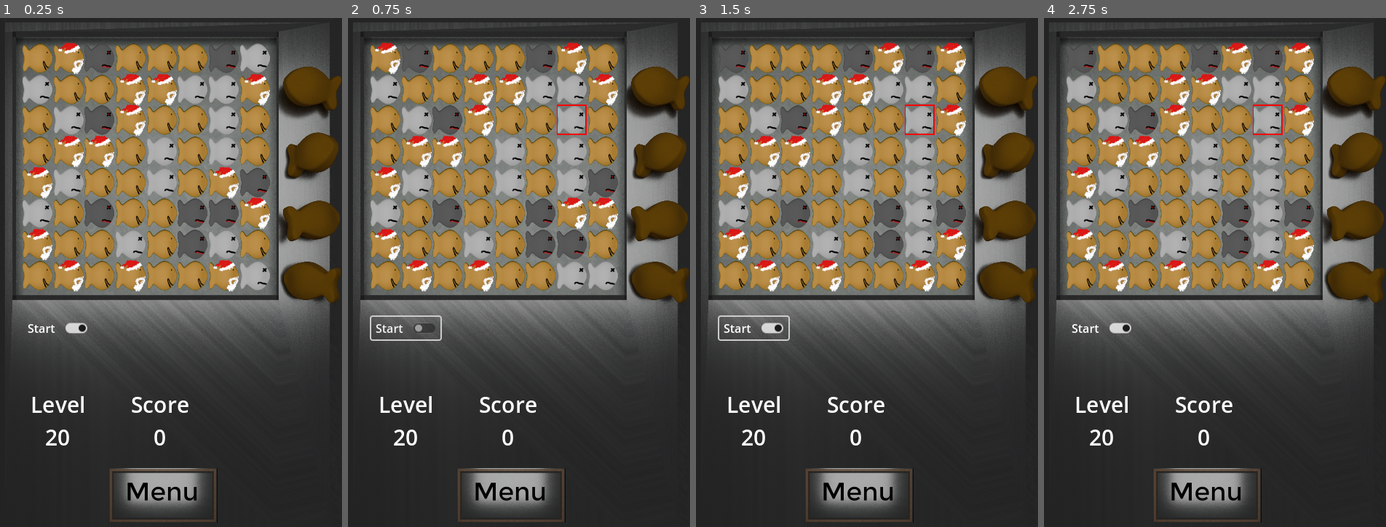
Above: before the commit, frames 1-4 (left to right).
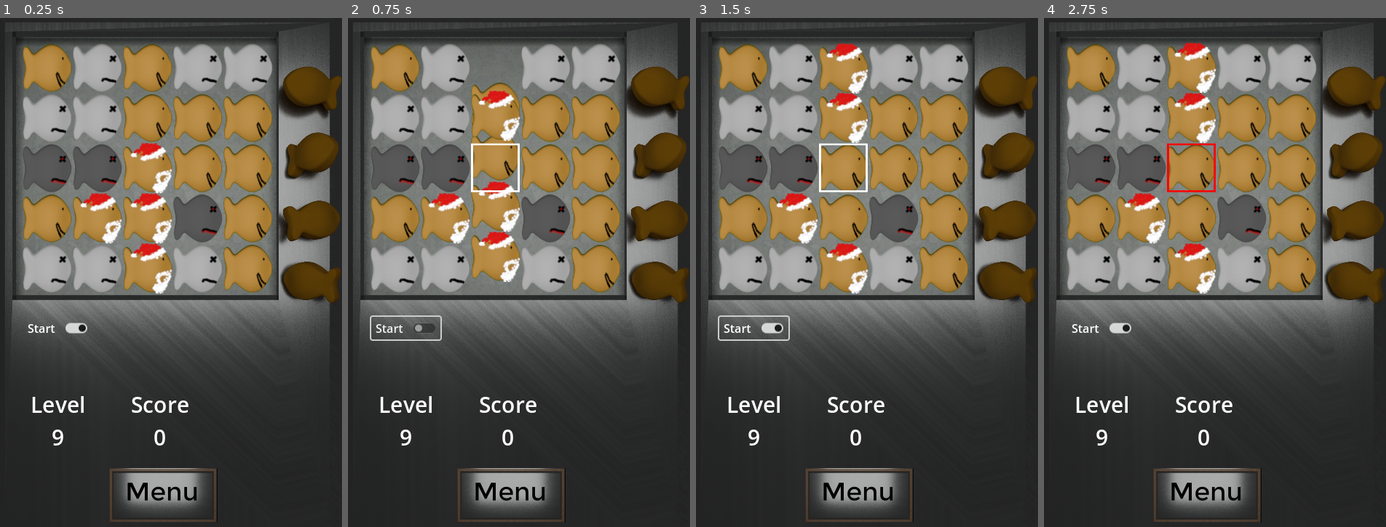
Above: after the commit, the same moments.

Repository: SecsAndCyber/GoldphishMatcher
Game: Godot game, scene res://source/replay_state.tscn
The game is run twice, just before and just after one commit, with the same random seed, the same clock (stepped at 60 frames per second) and the same inputs. This scene is started directly instead of the project's main scene.
Inputs (mouse positions are in pixels of both pictures, inside the frame that each line leads up to):
- Up to frame 1 (0.25 s): no input
- Up to frame 2 (0.75 s): click (406, 328) at 0.5 s, where only the run after the commit has a clickable "Start"
- Up to frame 3 (1.5 s): click (754, 328) at 1.25 s, where only the run after the commit has a clickable "Start"
- Up to frame 4 (2.75 s): click (1297, 89) at 2.02 s

The runs differ from the first frame. In frame 1, 27% of the frame differs, in the area x 6-80%, y 4-84%; in frame 2, 28%; in frame 3, 28%; in frame 4, 28%.

Commit message:
Fixup replay

Diff:
--- a/project.godot
+++ b/project.godot
@@ -31,6 +31,10 @@
 window/stretch/mode="viewport"
 window/handheld/orientation=1
 
+[editor]
+
+movie_writer/movie_file="X:\\Godot Movies\\goldphish_match.avi"
+
 [editor_plugins]
 
 enabled=PackedStringArray("res://addons/uuid/plugin.cfg")
--- a/source/scripts/board.gd
+++ b/source/scripts/board.gd
@@ -226,24 +226,16 @@
 				r * blocks[r][c].size.x * blocks[r][c].scale.x,
 				c * blocks[r][c].size.y * blocks[r][c].scale.x
 			)
-			if Reg.Replay:
-				if not block.position.x == destination.x:
-					block.position.x = destination.x
-					blocks_moved = true
-				if not block.position.y == destination.y:
-					block.position.y = destination.y
-					blocks_moved = true
+			if abs(block.position.x - destination.x) > 1:
+				block.position.x = lerp(block.position.x, destination.x, speed)
+				blocks_moved = true
 			else:
-				if abs(block.position.x - destination.x) > 1:
-					block.position.x = lerp(block.position.x, destination.x, speed)
-					blocks_moved = true
-				else:
-					block.position.x = destination.x
-				if abs(block.position.y - destination.y) > 1:
-					block.position.y = lerp(block.position.y, destination.y, speed)
-					blocks_moved = true
-				else:
-					block.position.y = destination.y
+				block.position.x = destination.x
+			if abs(block.position.y - destination.y) > 1:
+				block.position.y = lerp(block.position.y, destination.y, speed)
+				blocks_moved = true
+			else:
+				block.position.y = destination.y
 
 	return !blocks_moved
 
--- a/source/scripts/global_reg.gd
+++ b/source/scripts/global_reg.gd
@@ -115,8 +115,8 @@
 		instance._network_disable = val
 static var hideMouse:bool = false;
 
-var _replaying:bool = false
-static var Replay:bool:
+var _replaying:int = 0
+static var Replay:int:
 	get():
 		return instance._replaying
 	set(val):
--- a/source/scripts/replay_state.gd
+++ b/source/scripts/replay_state.gd
@@ -1,13 +1,14 @@
 extends PlayState
 class_name ReplayState
 
-var replay_array = ["A1", "6-1", "7-1", "7-1", "71", "A1", "6-1", "6-1", "5-1", "A1", "71", "7-1", "A1", "71", "71", "A1", "71", "71", "71", "A1", "A1", "A1", "51", "51", "A1", "5-1", "A1", "A1", "5-1", "A1", "A1", "5-1", "5-1", "5-1", "A1", "A1", "5-1", "21", "21", "A-1", "A-1", "A1", "A-1", "5-1", "A1", "51", "41", "A1", "41", "41", "A-1", "A1", "A1", "41", "A-1", "A-1", "7-1", "4-1", "A1", "4-1", "31", "A1", "A1", "3-1", "4-1", "A1", "41", "71", "H1", "7-1", "H-1", "11", "11", "A-1", "A1", "21", "A1", "21", "21", "A-1", "2-1", "A-1", "2-1", "A-1", "11", "A-1", "11", "A1", "A1", "A1", "11", "11", "11", "11", "11", "A-1", "A1", "11", "A-1", "1-1", "A-1", "A-1", "1-1", "A1", "01", "A-1", "01", "01", "01", "A-1", "01", "A-1", "A-1", "0-1", "01", "01", "01", "01", "01", "A1", "A1", "A1", "0-1", "A1", "0-1", "2-1", "A-1", "21", "A1", "H1", "H1", "1-1"]
-var replay_level = 20
+var replay_array = ["2-1", "2-1", "D-1", "21", "B-1", "2-1", "21", "21", "A1", "A1", "A1", "2-1", "B-1", "2-1", "2-1", "2-1", "E1", "E1", "21", "D-1", "21", "C-1", "21", "B1", "B1", "2-1", "C1", "C-1", "21", "C1", "B-1", "2-1", "B1", "B1", "2-1", "B-1", "C1", "2-1", "2-1", "C-1"]
+var replay_level = 9 #	2880
 
+var step_active: bool = false
 # Called when the node enters the scene tree for the first time.
 func _ready() -> void:
 	super._ready()
-	Reg.Replay = true
+	Reg.Replay = 35
 	Reg.Levels = replay_level
 	call_deferred("do_replay_setup")
 
@@ -26,6 +27,7 @@
 	if(!board.ready_for_input): return
 	if !board.selector.cleared and !board.selector.visible: return
 	if board.selector.toast_text.visible: return
+	if step_active: return
 
 	if replay_array:
 		do_next_step(replay_array[0])
@@ -34,28 +36,43 @@
 @onready var check_button: CheckButton = $CheckButton
 
 func do_next_step(step_instruction):
+	step_active = true
 	var rc = step_instruction[0]
 	var delta = int(step_instruction.trim_prefix(rc))
 	var source:Vector2 = Vector2.ZERO
 	var target:Vector2 = Vector2.ZERO
 
 	if rc in board.LETTERS:
-		board.selector.SelectionX = 1
-		board.selector.SelectionY = board.LETTERS.find(rc)
-		source = board.selector.selection
+		get_tree().create_timer(.05).timeout.connect(func():
+				board.selector.SelectionX = 1
+				board.selector.SelectionY = board.LETTERS.find(rc)
+				source = board.selector.selection
+				get_tree().create_timer(.05).timeout.connect(func():
+					board.selector.SelectionX = source.x - delta
+					board.selector.SelectionY = source.y
+					target = board.selector.selection
+					get_tree().create_timer(.05).timeout.connect(func():
+						board.swap_spots(source, target)
+						step_active = false
+					)
+				)
+		)
 
-		board.selector.SelectionX = source.x - delta
-		board.selector.SelectionY = source.y
-		target = board.selector.selection
 	else:
-		board.selector.SelectionX = int(rc)
-		board.selector.SelectionY = 1
-		source= board.selector.selection
-
-		board.selector.SelectionX = source.x
-		board.selector.SelectionY = source.y - delta
-		target = board.selector.selection
-	board.swap_spots(source, target)
+		get_tree().create_timer(.025).timeout.connect(func():
+				board.selector.SelectionX = int(rc)
+				board.selector.SelectionY = 1
+				source= board.selector.selection
+				get_tree().create_timer(.025).timeout.connect(func():
+					board.selector.SelectionX = source.x
+					board.selector.SelectionY = source.y - delta
+					target = board.selector.selection
+					get_tree().create_timer(.025).timeout.connect(func():
+						board.swap_spots(source, target)
+						step_active = false
+					)
+				)
+		)
 
 func popup():
 	pass
